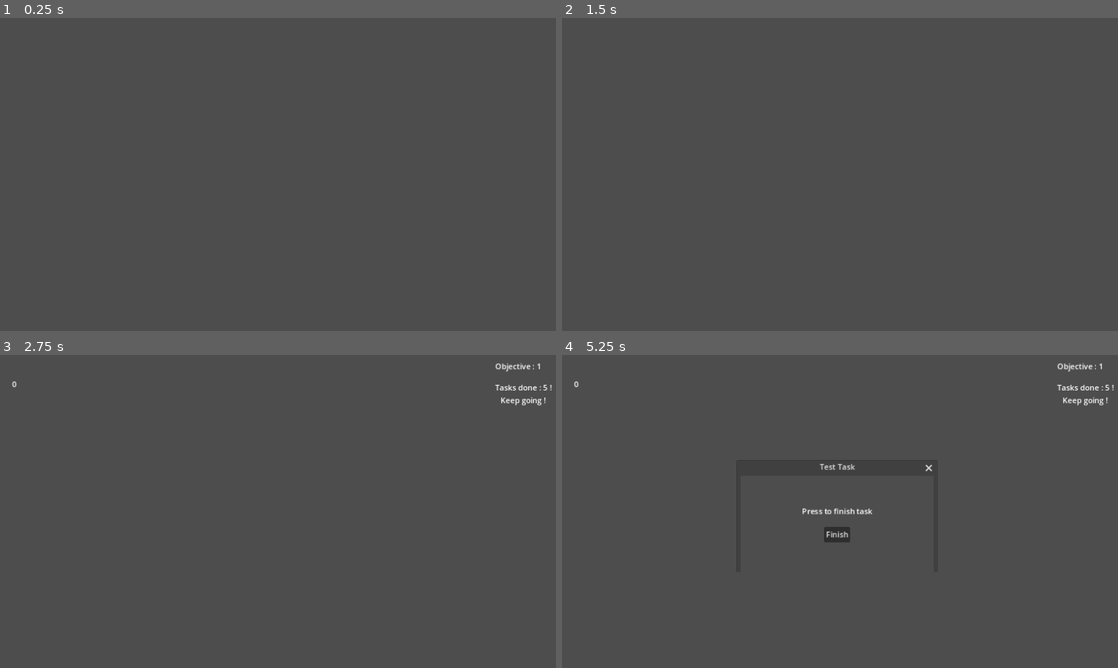
Above: before the commit, frames 1-4 (two rows, left to right).
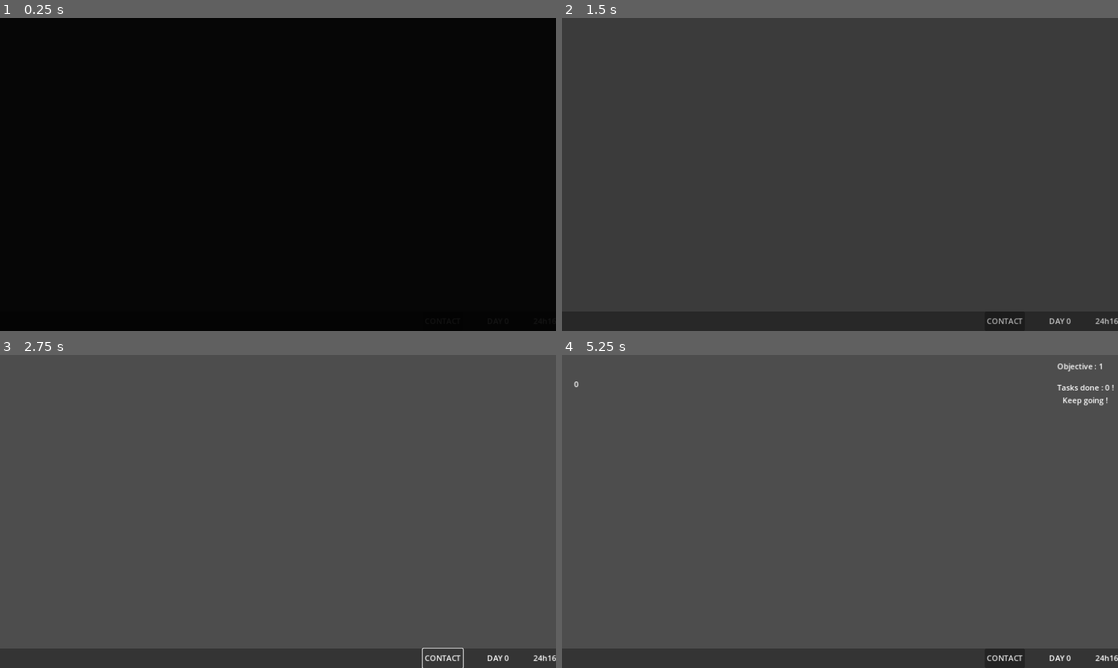
Above: after the commit, the same moments.

Repository: Sheyrin17/lejeudesfenetres
Game: Godot game, scene res://Scene/Day1.tscn
The game is run twice, just before and just after one commit, with the same random seed, the same clock (stepped at 60 frames per second) and the same inputs.
Inputs (mouse positions are in pixels of both pictures, inside the frame that each line leads up to):
- Up to frame 1 (0.25 s): no input
- Up to frame 2 (1.5 s): click (1006, 321) at 0.5 s, where only the run after the commit has a clickable "CONTACT"; click (1006, 321) at 1.25 s, where only the run after the commit has a clickable "CONTACT"
- Up to frame 3 (2.75 s): click (444, 658) at 2 s, where only the run after the commit has a clickable "CONTACT"
- Up to frame 4 (5.25 s): tap Enter (Enter) at 2.75, 4.25 s; hold Q (A) 2.78-3.53 s; tap Space at 3.5 s; tap Q (A) at 3.6, 4.55 s; hold Alt (Alt) 4.28-5 s; click (840, 511) at 5 s, where only the run before the commit has a clickable "Test Task"

The runs differ from the first frame. In frame 1, 100% of the frame differs, in the area x 0-100%, y 0-100%; in frame 2, 6.1%; in frame 3, 6.1%; in frame 4, 6.5%.

Commit message:
Mise en place Jour 1
Mise en place Jour 1

Création d'un object "AnimDay" qui permet de faire des animations. Actuellement utilisé pour faire un fond noir quand la scène "Day1.tscn" se lance.

Diff:
--- a/Scene/Day1.tscn
+++ b/Scene/Day1.tscn
@@ -1,7 +1,133 @@
-[gd_scene load_steps=3 format=3 uid="uid://b8jn46hub5n1f"]
+[gd_scene load_steps=7 format=3 uid="uid://b8jn46hub5n1f"]
 
 [ext_resource type="Script" path="res://Script/game.gd" id="1_1vh2p"]
 [ext_resource type="PackedScene" uid="uid://bdengmo58dr5p" path="res://Scene/level.tscn" id="2_y52fa"]
+[ext_resource type="Texture2D" uid="uid://bqy2bnov2jb3f" path="res://Img/fondnoir.jpg" id="3_heysm"]
+
+[sub_resource type="Animation" id="Animation_ygh2p"]
+resource_name = "loading_desktop"
+length = 2.0
+tracks/0/type = "value"
+tracks/0/imported = false
+tracks/0/enabled = true
+tracks/0/path = NodePath("HUDDay/EcranNoir:visible")
+tracks/0/interp = 1
+tracks/0/loop_wrap = true
+tracks/0/keys = {
+"times": PackedFloat32Array(0, 2),
+"transitions": PackedFloat32Array(1, 1),
+"update": 1,
+"values": [true, false]
+}
+tracks/1/type = "bezier"
+tracks/1/imported = false
+tracks/1/enabled = true
+tracks/1/path = NodePath("HUDDay/EcranNoir:self_modulate:r")
+tracks/1/interp = 1
+tracks/1/loop_wrap = true
+tracks/1/keys = {
+"handle_modes": PackedInt32Array(0, 0),
+"points": PackedFloat32Array(1, -0.25, 0, 0.25, 0, 1, -0.25, 0, 0.25, 0),
+"times": PackedFloat32Array(0, 2)
+}
+tracks/2/type = "bezier"
+tracks/2/imported = false
+tracks/2/enabled = true
+tracks/2/path = NodePath("HUDDay/EcranNoir:self_modulate:g")
+tracks/2/interp = 1
+tracks/2/loop_wrap = true
+tracks/2/keys = {
+"handle_modes": PackedInt32Array(0, 0),
+"points": PackedFloat32Array(1, -0.25, 0, 0.25, 0, 1, -0.25, 0, 0.25, 0),
+"times": PackedFloat32Array(0, 2)
+}
+tracks/3/type = "bezier"
+tracks/3/imported = false
+tracks/3/enabled = true
+tracks/3/path = NodePath("HUDDay/EcranNoir:self_modulate:b")
+tracks/3/interp = 1
+tracks/3/loop_wrap = true
+tracks/3/keys = {
+"handle_modes": PackedInt32Array(0, 0),
+"points": PackedFloat32Array(1, -0.25, 0, 0.25, 0, 1, -0.25, 0, 0.25, 0),
+"times": PackedFloat32Array(0, 2)
+}
+tracks/4/type = "bezier"
+tracks/4/imported = false
+tracks/4/enabled = true
+tracks/4/path = NodePath("HUDDay/EcranNoir:self_modulate:a")
+tracks/4/interp = 1
+tracks/4/loop_wrap = true
+tracks/4/keys = {
+"handle_modes": PackedInt32Array(0, 0),
+"points": PackedFloat32Array(1, -0.25, 0, 0.25, 0, 0, -0.25, 0, 0.25, 0),
+"times": PackedFloat32Array(0, 2)
+}
+
+[sub_resource type="Animation" id="Animation_7aau8"]
+length = 0.001
+tracks/0/type = "value"
+tracks/0/imported = false
+tracks/0/enabled = true
+tracks/0/path = NodePath("HUDDay/EcranNoir:visible")
+tracks/0/interp = 1
+tracks/0/loop_wrap = true
+tracks/0/keys = {
+"times": PackedFloat32Array(0),
+"transitions": PackedFloat32Array(1),
+"update": 1,
+"values": [true]
+}
+tracks/1/type = "bezier"
+tracks/1/imported = false
+tracks/1/enabled = true
+tracks/1/path = NodePath("HUDDay/EcranNoir:self_modulate:r")
+tracks/1/interp = 1
+tracks/1/loop_wrap = true
+tracks/1/keys = {
+"handle_modes": PackedInt32Array(0),
+"points": PackedFloat32Array(1, -0.25, 0, 0.25, 0),
+"times": PackedFloat32Array(0)
+}
+tracks/2/type = "bezier"
+tracks/2/imported = false
+tracks/2/enabled = true
+tracks/2/path = NodePath("HUDDay/EcranNoir:self_modulate:g")
+tracks/2/interp = 1
+tracks/2/loop_wrap = true
+tracks/2/keys = {
+"handle_modes": PackedInt32Array(0),
+"points": PackedFloat32Array(1, -0.25, 0, 0.25, 0),
+"times": PackedFloat32Array(0)
+}
+tracks/3/type = "bezier"
+tracks/3/imported = false
+tracks/3/enabled = true
+tracks/3/path = NodePath("HUDDay/EcranNoir:self_modulate:b")
+tracks/3/interp = 1
+tracks/3/loop_wrap = true
+tracks/3/keys = {
+"handle_modes": PackedInt32Array(0),
+"points": PackedFloat32Array(1, -0.25, 0, 0.25, 0),
+"times": PackedFloat32Array(0)
+}
+tracks/4/type = "bezier"
+tracks/4/imported = false
+tracks/4/enabled = true
+tracks/4/path = NodePath("HUDDay/EcranNoir:self_modulate:a")
+tracks/4/interp = 1
+tracks/4/loop_wrap = true
+tracks/4/keys = {
+"handle_modes": PackedInt32Array(0),
+"points": PackedFloat32Array(0, -0.25, 0, 0.25, 0),
+"times": PackedFloat32Array(0)
+}
+
+[sub_resource type="AnimationLibrary" id="AnimationLibrary_brvwk"]
+_data = {
+"RESET": SubResource("Animation_7aau8"),
+"loading_desktop": SubResource("Animation_ygh2p")
+}
 
 [node name="Day1" type="Node2D" node_paths=PackedStringArray("tab_all_level")]
 script = ExtResource("1_1vh2p")
@@ -12,18 +138,75 @@
 [node name="Level0" parent="AllLevels" node_paths=PackedStringArray("game_scene") instance=ExtResource("2_y52fa")]
 timer_playmode_wait_time = 10
 nb_task_to_finish = 1
-dialogue_at_the_end_of_level = "Dialogue level 1"
 game_scene = NodePath("../..")
 
 [node name="Level1" parent="AllLevels" node_paths=PackedStringArray("game_scene") instance=ExtResource("2_y52fa")]
 game_mode = 0
 timer_playmode_wait_time = 10
 nb_task_to_finish = 5
-dialogue_at_the_end_of_level = "Dialogue level 2"
 game_scene = NodePath("../..")
 
 [node name="TimerBetweenLevels" type="Timer" parent="."]
 wait_time = 2.0
 one_shot = true
 
+[node name="HUDDay" type="CanvasLayer" parent="."]
+
+[node name="TextureInfoGame" type="TextureRect" parent="HUDDay"]
+self_modulate = Color(1, 1, 1, 0.313726)
+custom_minimum_size = Vector2(0, 40)
+anchors_preset = -1
+anchor_top = 0.938
+anchor_right = 1.0
+anchor_bottom = 1.0
+offset_top = 23.176
+grow_horizontal = 2
+grow_vertical = 0
+texture = ExtResource("3_heysm")
+expand_mode = 1
+
+[node name="HBoxInfoGame" type="HBoxContainer" parent="HUDDay/TextureInfoGame"]
+layout_mode = 1
+anchors_preset = -1
+anchor_left = 0.88
+anchor_top = 0.5
+anchor_right = 0.88
+anchor_bottom = 0.5
+offset_left = -97.7601
+offset_top = -20.0
+offset_right = 138.24
+offset_bottom = 20.0
+grow_horizontal = 0
+grow_vertical = 2
+theme_override_constants/separation = 50
+alignment = 2
+
+[node name="ButtonContact" type="Button" parent="HUDDay/TextureInfoGame/HBoxInfoGame"]
+layout_mode = 2
+text = "CONTACT"
+
+[node name="LabelDayCount" type="Label" parent="HUDDay/TextureInfoGame/HBoxInfoGame"]
+layout_mode = 2
+text = "DAY 0"
+
+[node name="LabelTime" type="Label" parent="HUDDay/TextureInfoGame/HBoxInfoGame"]
+layout_mode = 2
+text = "24h16"
+
+[node name="EcranNoir" type="TextureRect" parent="HUDDay"]
+self_modulate = Color(1, 1, 1, 0)
+anchors_preset = 15
+anchor_right = 1.0
+anchor_bottom = 1.0
+grow_horizontal = 2
+grow_vertical = 2
+texture = ExtResource("3_heysm")
+expand_mode = 5
+
+[node name="AnimDay" type="AnimationPlayer" parent="."]
+libraries = {
+"": SubResource("AnimationLibrary_brvwk")
+}
+
 [connection signal="timeout" from="TimerBetweenLevels" to="." method="_on_timer_between_level_timeout"]
+[connection signal="animation_finished" from="AnimDay" to="." method="_on_anim_day_animation_finished"]
--- a/Scene/level.tscn
+++ b/Scene/level.tscn
@@ -125,7 +125,7 @@
 
 [node name="LabelTasksFinish" type="Label" parent="HUD/VBoxObjectiveTask"]
 layout_mode = 2
-text = "Tasks done : 5 !
+text = "Tasks done : 0 !
 Keep going !"
 horizontal_alignment = 1
 vertical_alignment = 1
@@ -142,25 +142,7 @@
 offset_bottom = 42.088
 vertical_alignment = 1
 
-[node name="Dialogue" type="CanvasLayer" parent="HUD"]
-layer = 2
-visible = false
-
-[node name="LabelDialogue" type="Label" parent="HUD/Dialogue"]
-anchors_preset = 15
-anchor_right = 1.0
-anchor_bottom = 1.0
-grow_horizontal = 2
-grow_vertical = 2
-text = "Dialogue"
-horizontal_alignment = 1
-vertical_alignment = 1
-
-[node name="TimerEndDialogue" type="Timer" parent="."]
-one_shot = true
-
 [connection signal="timeout" from="TimerLoadTask" to="." method="_on_timer_load_task_timeout"]
 [connection signal="timeout" from="TimerPlayMode" to="." method="_on_timer_play_mode_timeout"]
 [connection signal="pressed" from="HUD/VBoxGameOver/ButtonRestart" to="." method="_on_button_restart_pressed"]
 [connection signal="pressed" from="HUD/VBoxGameOver/ButtonQuit" to="." method="_on_button_quit_pressed"]
-[connection signal="timeout" from="TimerEndDialogue" to="." method="_on_timer_end_dialogue_timeout"]
--- a/Script/game.gd
+++ b/Script/game.gd
@@ -3,6 +3,7 @@
 
 @onready var TimerBetweenLevels = $TimerBetweenLevels
 
+@onready var AnimDay = $AnimDay
 
 @export var tab_all_level : Array[Node2D]
 
@@ -11,7 +12,8 @@
 
 
 func _ready():
-	TimerBetweenLevels.start()
+	#TimerBetweenLevels.start()
+	AnimDay.play("loading_desktop")
 
 
 func LaunchLevel():
@@ -36,3 +38,8 @@
 
 func _on_timer_between_level_timeout():
 	LaunchLevel()
+
+
+func _on_anim_day_animation_finished(anim_name):
+	if anim_name == "loading_desktop":
+		TimerBetweenLevels.start()
--- a/Script/level.gd
+++ b/Script/level.gd
@@ -24,12 +24,8 @@
 
 @onready var TimerLoadTask = $TimerLoadTask
 @onready var TimerPlayMode = $TimerPlayMode
-@onready var TimerEndDialogue = $TimerEndDialogue
 
 @onready var LabelTimeLeft = $HUD/LabelTimeLeft
-
-@onready var Dialogue = $HUD/Dialogue
-@onready var LabelDialogue = $HUD/Dialogue/LabelDialogue
 
 #Les variables exportées sont visibles dans l'inspecteur de l'objet.
 
@@ -43,8 +39,6 @@
 #Sert à placer la prochaine fenêtre de tâche à côté de la dernière crée. Ce qui permet de la voir malgré qu'elle soit en dessous des autres fenêtres. En "y", sera ajouté la taille de la bar de tâche (ram).
 @export var offset_windows_when_create = Vector2(30,0)
 
-@export var dialogue_at_the_end_of_level = "Dialogue level"
-
 @export var game_scene : Node2D = null
 
 #@export var ram_initialize_to = 0
@@ -89,7 +83,6 @@
 
 	self.visible = true
 	HUD.visible = true
-	Dialogue.visible = false
 	CanvasSubWindows.visible = true
 
 	TimerLoadTask.start()
@@ -292,10 +285,12 @@
 
 	FondNoir.visible = true
 	#VBoxGameOver.visible = true
-	Dialogue.visible = true
-
-	LabelDialogue.text = dialogue_at_the_end_of_level
-	TimerEndDialogue.start()
+
+	self.visible = false
+	HUD.visible = false
+	CanvasSubWindows.visible = false
+	emit_signal("level_finish")
+	level_finish.disconnect(game_scene._on_level_level_finish)
 
 
 #Fonction qui gère la fin du niveau en mode "Timer".
@@ -324,15 +319,6 @@
 	StopLevelOnTimerMode()
 
 
-func _on_timer_end_dialogue_timeout():
-	self.visible = false
-	HUD.visible = false
-	Dialogue.visible = false
-	CanvasSubWindows.visible = false
-	emit_signal("level_finish")
-	level_finish.disconnect(game_scene._on_level_level_finish)
-
-
 func DeleteAllWindows():
 	for i in range(SubWindowsTask.get_child_count(), 0, -1):
 		SubWindowsTask.get_children()[i-1].queue_free()
